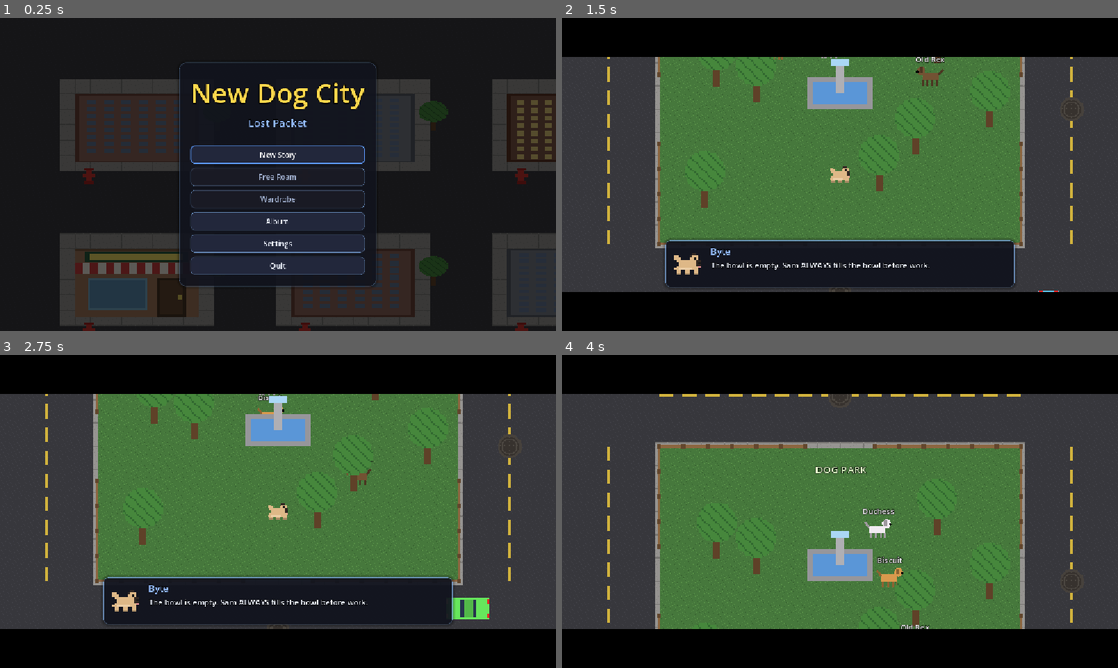
Above: before the commit, frames 1-4 (two rows, left to right).
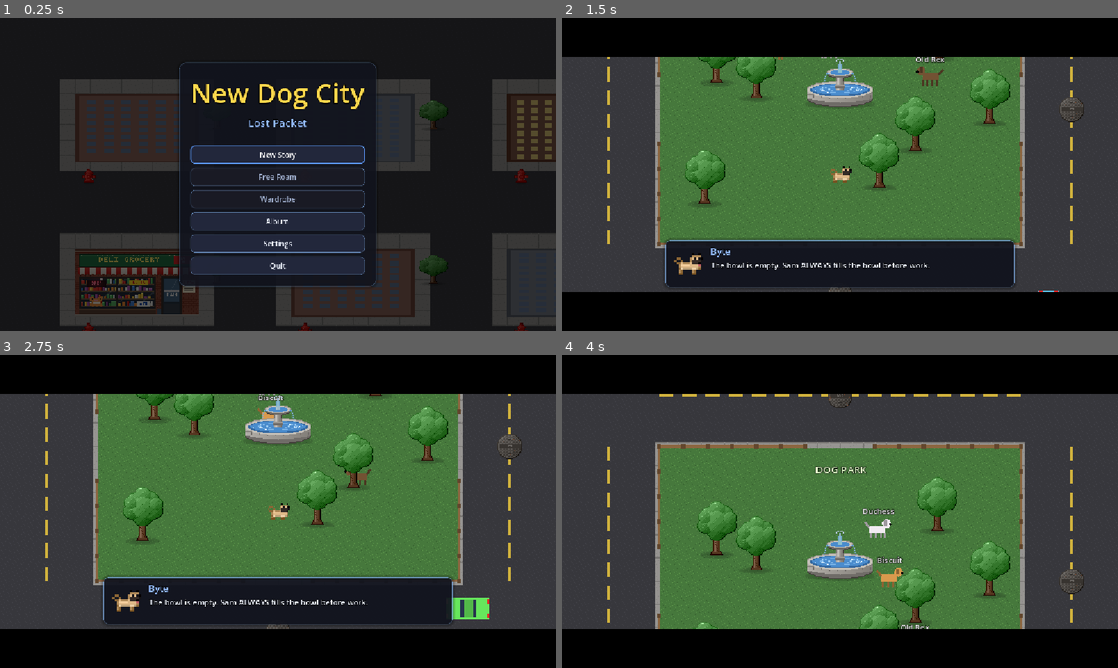
Above: after the commit, the same moments.

Repository: Damon1o/new-dog-city
Game: Godot game, scene res://scenes/Home.tscn
Two runs of this game, one before a commit and one after it. Both use one fixed random seed, a clock stepped at 60 frames per second and the inputs below.
Inputs (mouse positions are in pixels of both pictures, inside the frame that each line leads up to):
- Up to frame 1 (0.25 s): no input
- Up to frame 2 (1.5 s): click "New Story" at 0.5 s; tap Enter at 1.25 s; move the mouse to (962, 158) at 1.27 s; hold D (move_right) from 1.28 s (still down); hold R (bark) from 1.28 s (still down); click (962, 158) at 1.42 s
- Up to frame 3 (2.75 s): release D (move_right) at 2 s; release R (bark) at 2 s; drag from (166, 527) to (250, 574) at 2.02 s
- Up to frame 4 (4 s): move the mouse to (895, 442) at 2.77 s; hold D (move_right) 2.78-3.5 s; tap Tab (breed) at 2.85 s; drag from (812, 574) to (673, 464) at 3.52 s

The runs differ from the first frame. In frame 1, 3.2% of the frame differs, in the area x 13-95%, y 26-100%; in frame 2, 3.5%; in frame 3, 3.5%, in the area x 20-94%, y 12-88%; in frame 4, 3.2%.

Commit message:
Redraw old street props, landmarks, dogs and critters
New tools/gen_props.py (stdlib, seeded, reuses gen_buildings helpers) replaces the
flat-rect versions in gen_assets.py: sphere-lit tree canopy, two-tier fountain with
falling water, bodega with stocked window / neon / cat, art-deco Empire State and
Chrysler crowns, cylinder-shaded hydrant / can / bowl, subway entrance with globe
lamps, waffle manhole, plus shaded and outlined dogs and critters.

Props and landmarks are 2x resolution; their scales in city_builder, rooms and story
are halved so world size and collision boxes are unchanged. Dogs and critters keep
their frame sizes so wardrobe hat / collar offsets still line up.

Co-Authored-By: Claude Opus 5.5 <noreply@anthropic.com>

Diff:
--- a/scripts/data/rooms.gd
+++ b/scripts/data/rooms.gd
@@ -47,13 +47,13 @@
 			[Rect2(280, 360, 80, 24), Color(0.3, 0.35, 0.6)], [Rect2(220, 190, 200, 110), Color(0.45, 0.22, 0.28, 0.7)],
 			[Rect2(232, 202, 176, 86), Color(0.6, 0.35, 0.3, 0.5)]],
 		"props": [["shelf", Vector2(90, 130), 2.0, Vector2(96, 24)], ["shelf", Vector2(210, 130), 2.0, Vector2(96, 24)],
-			["water_bowl", Vector2(140, 300), 2.5, Vector2.ZERO], ["cat", Vector2(450, 280), 2.5, Vector2.ZERO]],
+			["water_bowl", Vector2(140, 300), 1.25, Vector2.ZERO], ["cat", Vector2(450, 280), 2.5, Vector2.ZERO]],
 		"spots": {"exit": Vector2(320, 368), "start": Vector2(320, 316), "elevator": Vector2(540, 130)},
 		"upper": {
 			"paint": [[Rect2(0, 0, 640, 384), "shop_floor", Color(0.78, 0.62, 0.55)], [Rect2(0, 0, 640, 96), "shop_wall", Color(0.88, 0.82, 0.7)],
 				[Rect2(20, 150, 470, 56), Color(0.5, 0.18, 0.2, 0.85)], [Rect2(20, 158, 470, 4), Color(0.85, 0.7, 0.3, 0.8)],
 				[Rect2(20, 194, 470, 4), Color(0.85, 0.7, 0.3, 0.8)]],
-			"props": [["water_bowl", Vector2(120, 320), 2.5, Vector2.ZERO], ["shelf", Vector2(300, 340), 2.0, Vector2(96, 24)],
+			"props": [["water_bowl", Vector2(120, 320), 1.25, Vector2.ZERO], ["shelf", Vector2(300, 340), 2.0, Vector2(96, 24)],
 				["cat", Vector2(440, 300), 2.5, Vector2.ZERO]],
 			"units": [70, 170, 270, 370],
 		},
@@ -85,8 +85,8 @@
 		"paint": [[Rect2(0, 0, 512, 384), "sidewalk"], [Rect2(0, 0, 512, 96), "shop_wall", Color(1, 0.85, 0.6)],
 			[Rect2(216, 360, 80, 24), Color(0.5, 0.2, 0.1)]],
 		"props": [["shelf", Vector2(80, 130), 2.0, Vector2(96, 24)], ["shelf", Vector2(190, 130), 2.0, Vector2(96, 24)],
-			["counter", Vector2(400, 250), 2.0, Vector2(128, 40)], ["trashcan", Vector2(470, 360), 2.0, Vector2(24, 12)],
-			["hydrant", Vector2(40, 360), 2.0, Vector2(20, 10)]],
+			["counter", Vector2(400, 250), 2.0, Vector2(128, 40)], ["trashcan", Vector2(470, 360), 1.0, Vector2(24, 12)],
+			["hydrant", Vector2(40, 360), 1.0, Vector2(20, 10)]],
 		"spots": {"exit": Vector2(256, 368), "start": Vector2(256, 316), "counter": Vector2(400, 280)},
 		"door": ["GAS STATION", "[F]  Go inside"], "exit": ["GAS STATION", "[F]  Back to the street"],
 	},
@@ -96,7 +96,7 @@
 			[Rect2(280, 360, 80, 24), Color(0.6, 0.15, 0.1)]],
 		"props": [["counter", Vector2(480, 250), 2.0, Vector2(128, 40)], ["counter", Vector2(150, 200), 2.0, Vector2(128, 40)],
 			["counter", Vector2(110, 320), 1.2, Vector2(76, 24)], ["counter", Vector2(560, 130), 1.2, Vector2(76, 24)],
-			["trashcan", Vector2(40, 140), 2.0, Vector2(24, 12)]],
+			["trashcan", Vector2(40, 140), 1.0, Vector2(24, 12)]],
 		"spots": {"exit": Vector2(320, 368), "start": Vector2(320, 316), "counter": Vector2(480, 280)},
 		"door": ["PIZZA", "[F]  Go inside"], "exit": ["PIZZA", "[F]  Back to the street"],
 	},
@@ -106,7 +106,7 @@
 			[Rect2(280, 360, 80, 24), Color(0.3, 0.2, 0.15)]],
 		"props": [["counter", Vector2(480, 250), 2.0, Vector2(128, 40)], ["cat", Vector2(150, 280), 2.5, Vector2.ZERO],
 			["counter", Vector2(140, 170), 1.2, Vector2(76, 24)], ["counter", Vector2(300, 170), 1.2, Vector2(76, 24)],
-			["shelf", Vector2(580, 120), 2.0, Vector2(96, 24)], ["tree", Vector2(40, 340), 0.8, Vector2(20, 10)]],
+			["shelf", Vector2(580, 120), 2.0, Vector2(96, 24)], ["tree", Vector2(40, 340), 0.4, Vector2(20, 10)]],
 		"spots": {"exit": Vector2(320, 368), "start": Vector2(320, 316), "counter": Vector2(480, 280)},
 		"door": ["CAFE", "[F]  Go inside"], "exit": ["CAFE", "[F]  Back to the street"],
 	},
--- a/scripts/data/story.gd
+++ b/scripts/data/story.gd
@@ -28,12 +28,12 @@
 		["shelf", Vector2(150, 140), 2.0, "Byte", "Squeaky toys, floor to ceiling. Sam said pick one. I picked three."],
 	]},
 	"fb_nyc_2": {"music": "piano_nyc", "sam": Vector2(330, 240), "props": [
-		["tree", Vector2(160, 220), 2.0, "Byte", "Cold white stuff falling out of the sky! I bit it. It vanished."],
-		["hydrant", Vector2(480, 230), 2.0, "Sam", "Your first snow! Hold still, I want a picture of this."],
+		["tree", Vector2(160, 220), 1.0, "Byte", "Cold white stuff falling out of the sky! I bit it. It vanished."],
+		["hydrant", Vector2(480, 230), 1.0, "Sam", "Your first snow! Hold still, I want a picture of this."],
 	]},
 	"fb_nyc_3": {"music": "piano_nyc", "sam": Vector2(470, 260), "props": [
 		["shelf", Vector2(150, 140), 2.0, "Byte", "Rows of cages. Everybody barking. Nobody ever looked at me."],
-		["water_bowl", Vector2(200, 290), 2.5, "Byte", "My bowl, empty like always. Then footsteps stopped right here."],
+		["water_bowl", Vector2(200, 290), 1.25, "Byte", "My bowl, empty like always. Then footsteps stopped right here."],
 		["counter", Vector2(470, 200), 2.0, "Sam", "That one. The scruffy one in the back. He's coming home with me."],
 	]},
 }
--- a/scripts/world/city_builder.gd
+++ b/scripts/world/city_builder.gd
@@ -187,12 +187,12 @@
 	g.building_rects.append(Rect2(base - Vector2(size.x / 2.0, foot_size.y), foot_size))
 
 func add_tree(pos: Vector2) -> void:
-	add_prop(g.tex.tree, pos, 2.5)
+	add_prop(g.tex.tree, pos, 1.25)  # textures are 2x res (tools/gen_props.py)
 	add_static_box(pos - Vector2(0, 5), Vector2(14, 10))
 	g.trees.append(pos)
 
 func add_can(pos: Vector2) -> void:
-	add_prop(g.tex.trashcan, pos, 2.0)
+	add_prop(g.tex.trashcan, pos, 1.0)
 	add_static_box(pos - Vector2(0, 6), Vector2(20, 12))
 	g.cans.append(pos)
 	var rac: Node2D = g.RaccoonScript.new()
@@ -220,7 +220,7 @@
 			dp.setup(g, dog_park, id)
 		if Rect2(o, g.BLOCK).has_point(g.burrow):
 			add_door(g.burrow, "burrow", b, 0)
-		add_prop(g.tex.fountain, c, 2.5)
+		add_prop(g.tex.fountain, c, 1.25)
 		add_static_box(c - Vector2(0, 20), Vector2(90, 36))
 		g.water_spots.append(c + Vector2(0, 6))
 		for i in 8:
@@ -229,7 +229,7 @@
 				add_tree(p)
 	elif g.LANDMARKS.has(b):
 		var base := o + Vector2(256, 372)
-		add_building(g.tex[g.LANDMARKS[b][0]], base, 2.5, 0.45)
+		add_building(g.tex[g.LANDMARKS[b][0]], base, 1.25, 0.45)
 		g.landmarks.append({"pos": base, "name": g.LANDMARKS[b][1], "seen": false})
 		add_door(base + Vector2(0, 18), "office", b, 0, 6, g.LANDMARKS[b][1])
 		add_tree(o + Vector2(60, 360))
@@ -239,10 +239,10 @@
 		add_door(o + Vector2(256, 282), "airport", b, 0, 1, "JFK Airport")
 	elif b in g.BODEGAS:
 		var base := o + Vector2(256, 240)
-		add_building(g.tex.bodega, base, 2.0, 0.6)
+		add_building(g.tex.bodega, base, 1.0, 0.6)
 		g.bodega_doors.append(base + Vector2(54, 24))
 		add_door(base + Vector2(54, 24), "bodega", b, 0)
-		add_prop(g.tex.water_bowl, base + Vector2(-70, 34), 2.5)
+		add_prop(g.tex.water_bowl, base + Vector2(-70, 34), 1.25)
 		g.water_spots.append(base + Vector2(-70, 30))
 		add_can(o + Vector2(450, 250))
 		add_tree(o + Vector2(60, 340))
@@ -263,10 +263,10 @@
 			add_can(o + Vector2(randf_range(340, 470), randf_range(285, 360)))
 		if g.STATIONS.has(b):
 			var pos := o + Vector2(256, 340)
-			add_prop(g.tex.subway, pos, 1.5)
+			add_prop(g.tex.subway, pos, 0.75)
 			g.stations.append({"pos": pos, "name": g.STATIONS[b], "door": add_door(pos, "subway", b, 3, 1, g.STATIONS[b])})
 		elif randf() < 0.5:
-			add_prop(g.tex.hydrant, o + Vector2(256, 300), 2.0)
+			add_prop(g.tex.hydrant, o + Vector2(256, 300), 1.0)
 			g.water_spots.append(o + Vector2(256, 300))
 		else:
 			add_tree(o + Vector2(256, 330))
@@ -286,7 +286,7 @@
 	var s := Sprite2D.new()
 	s.texture = g.tex.manhole
 	s.position = pos
-	s.scale = Vector2(1.5, 1.5)
+	s.scale = Vector2(0.75, 0.75)
 	s.z_index = -5
 	holder().add_child(s)
 	var p := CPUParticles2D.new()
Binary file changed: assets/bodega.png
Binary file changed: assets/cat.png
Binary file changed: assets/chrysler.png
Binary file changed: assets/dog_chihuahua.png
Binary file changed: assets/dog_great_dane.png
Binary file changed: assets/dog_husky.png
Binary file changed: assets/dog_mastiff.png
Binary file changed: assets/dog_pug.png
Binary file changed: assets/empire_state.png
Binary file changed: assets/fountain.png
Binary file changed: assets/hydrant.png
Binary file changed: assets/manhole.png
(and 8 more such lines)
